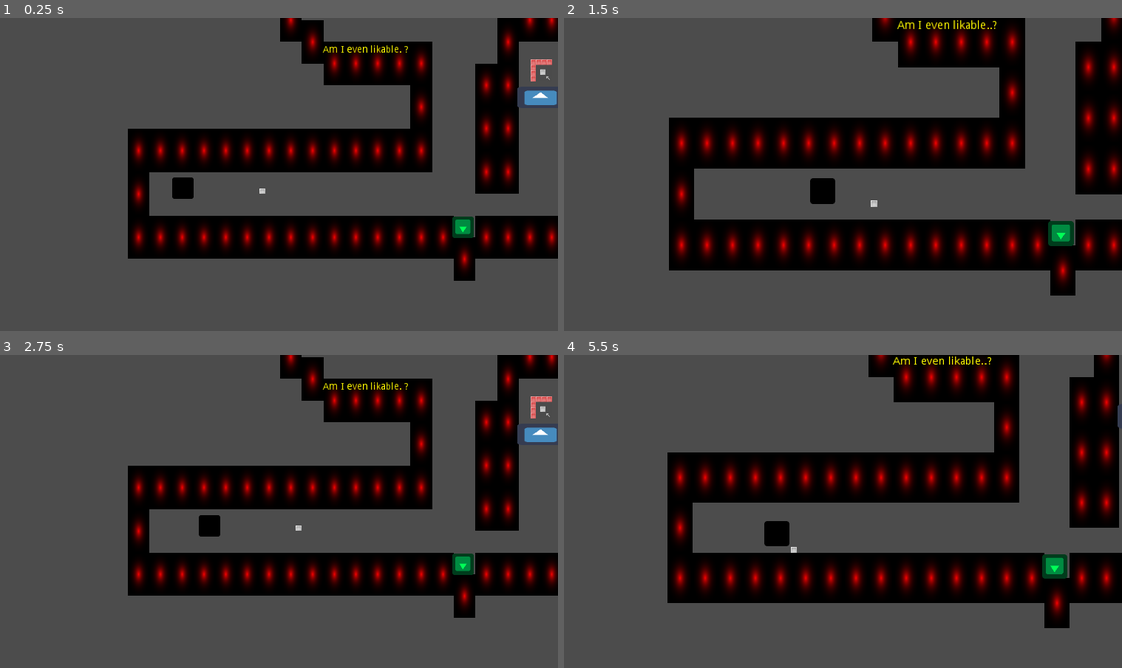
Above: before the commit, frames 1-4 (two rows, left to right).
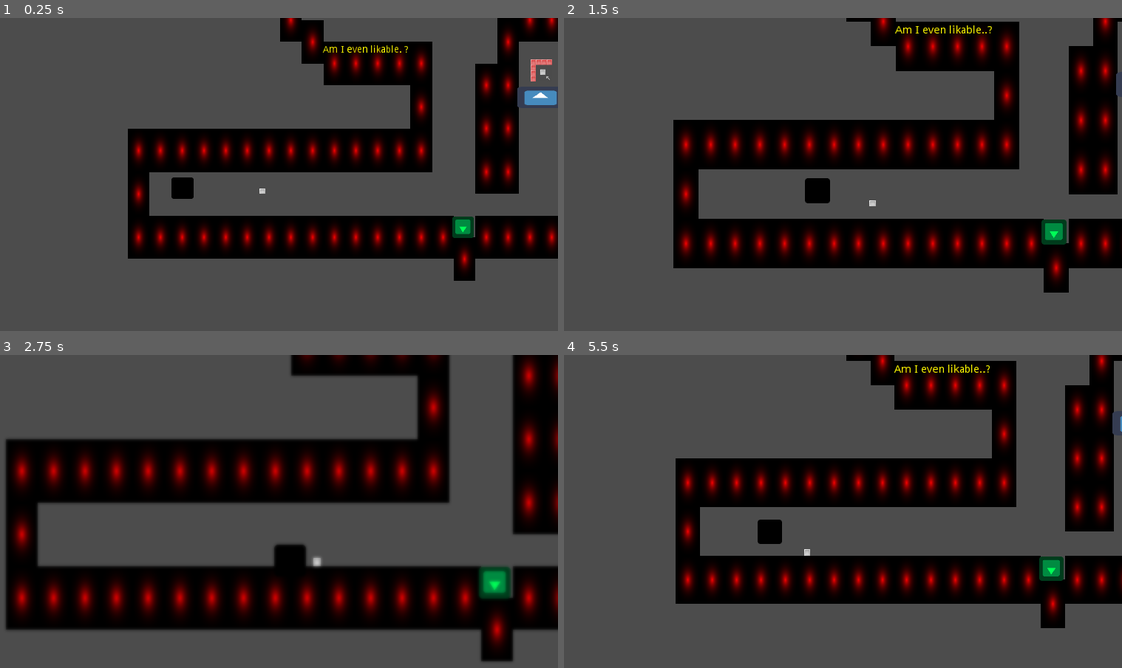
Above: after the commit, the same moments.

Repository: Screen-Punch/intd450
Game: Godot game, scene res://Levels/Level1-5.tscn
Two runs of this game, one before a commit and one after it. Both use one fixed random seed, a clock stepped at 60 frames per second and the inputs below. This scene is started directly instead of the project's main scene. The engine's default icon, where the game draws it, is replaced by a stand-in: a white triangle on a blue panel in a dark square.
Inputs:
- Up to frame 1 (0.25 s): no input
- Up to frame 2 (1.5 s): hold Right (ui_right) 0.53-1.28 s; hold Down (ui_down) from 1.28 s (still down)
- Up to frame 3 (2.75 s): release Down (ui_down) at 2.03 s; hold Right (ui_right) from 2.03 s (still down)
- Up to frame 4 (5.5 s): release Right (ui_right) at 2.78 s; hold Up (ui_up) 2.78-3.53 s; hold Left (ui_left) 3.53-5.03 s; hold Down (ui_down) from 5.03 s (still down)

The runs differ from the first frame. In frame 1, less than 0.1% of the frame differs, in the area x 30-32%, y 50-58%; in frame 2, 13%; in frame 3, 49%, in the area x 0-100%, y 0-98%; in frame 4, 15%.

Commit message:
Added blur on prox to monster

Diff:
--- a/Levels/Level1-5.tscn
+++ b/Levels/Level1-5.tscn
@@ -14,7 +14,7 @@
 polygons = [ PoolIntArray( 0, 1, 2, 3 ), PoolIntArray( 4, 5, 6, 7 ), PoolIntArray( 7, 8, 9, 10, 4 ), PoolIntArray( 11,  …(184 unchanged characters)…
 outlines = [ PoolVector2Array( -445.995, 124.146, 377.532, 124.146, 384.069, -250.032, 62.5863, -260.101, 65.9104, -317 …(291 unchanged characters)…
 
-[node name="Level1-5" type="Node2D"]
+[node name="Level1-5" type="Node2D" index="0"]
 
 _sections_unfolded = [ "Transform" ]
 
--- a/Scenes/Monster.tscn
+++ b/Scenes/Monster.tscn
@@ -8,7 +8,7 @@
 custom_solver_bias = 0.0
 extents = Vector2( 32, 32 )
 
-[node name="Monster" type="KinematicBody2D" groups=[
+[node name="Monster" type="KinematicBody2D" index="0" groups=[
 "Monster",
 ]]
 
@@ -18,7 +18,7 @@
 collision/safe_margin = 0.08
 script = ExtResource( 1 )
 _sections_unfolded = [ "Collision" ]
-SPEED = 180
+SPEED = 170
 
 [node name="CollisionShape2D" type="CollisionShape2D" parent="." index="0"]
 
--- a/Scenes/player.tscn
+++ b/Scenes/player.tscn
@@ -7,6 +7,7 @@
 [ext_resource path="res://Scripts/Zoomer.gd" type="Script" id=5]
 [ext_resource path="res://Scripts/PauseMenu.gd" type="Script" id=6]
 [ext_resource path="res://godotIcon.png" type="Texture" id=7]
+[ext_resource path="res://Scripts/Blur.gd" type="Script" id=8]
 
 [sub_resource type="RectangleShape2D" id=1]
 
@@ -31,6 +32,25 @@
 "update": 0,
 "values": [ Color( 0, 0, 0, 1 ), Color( 0, 0, 0, 0 ) ]
 }
+
+[sub_resource type="Shader" id=3]
+
+code = "shader_type canvas_item;
+render_mode unshaded;
+
+uniform int blurSize : hint_range(0,20);
+
+void fragment()
+{
+COLOR = textureLod(SCREEN_TEXTURE, SCREEN_UV, float(blurSize)/10.0);
+}"
+
+[sub_resource type="ShaderMaterial" id=4]
+
+render_priority = 0
+shader = SubResource( 3 )
+shader_param/blurSize = 20
+_sections_unfolded = [ "shader_param" ]
 
 [node name="Player" type="KinematicBody2D" groups=[
 "Player",
@@ -300,6 +320,25 @@
 texture = ExtResource( 7 )
 _sections_unfolded = [ "Visibility" ]
 
+[node name="Blur" type="ColorRect" parent="CanvasLayer" index="3"]
+
+material = SubResource( 4 )
+anchor_left = 0.0
+anchor_top = 0.0
+anchor_right = 0.0
+anchor_bottom = 0.0
+margin_right = 1056.0
+margin_bottom = 654.0
+rect_pivot_offset = Vector2( 0, 0 )
+rect_clip_content = false
+mouse_filter = 0
+mouse_default_cursor_shape = 0
+size_flags_horizontal = 1
+size_flags_vertical = 1
+color = Color( 1, 1, 1, 1 )
+script = ExtResource( 8 )
+_sections_unfolded = [ "Material" ]
+
 [connection signal="pressed" from="CanvasLayer/PauseMenu/ResumeButton" to="CanvasLayer/PauseMenu" method="_on_ResumeButton_pressed"]
 
 [connection signal="pressed" from="CanvasLayer/PauseMenu/ExitButton" to="CanvasLayer/PauseMenu" method="_on_ExitButton_pressed"]
--- /dev/null
+++ b/Scripts/Blur.gd
@@ -0,0 +1,16 @@
+extends ColorRect
+
+var value = 20
+var Mat
+
+func _ready():
+	Mat = self.get_material()
+	Mat.set_shader_param("blurSize", 0)
+
+#func _process(delta):
+#	# Called every frame. Delta is time since last frame.
+#	# Update game logic here.
+#	pass
+
+func updateBlur(value):
+	Mat.set_shader_param("blurSize", value)
--- a/Scripts/Monster.gd
+++ b/Scripts/Monster.gd
@@ -1,6 +1,6 @@
 extends KinematicBody2D
 
-export (int) var SPEED = 180
+export (int) var SPEED = 170
 var target
 var velocity
 onready var Nav2D = get_node("../")
--- a/Scripts/player.gd
+++ b/Scripts/player.gd
@@ -50,6 +50,8 @@
 			update_magnitude_and_gap(distance)
 			$Camera2D/Shaker.shake(magnitude)
 			timer = 0
+		$CanvasLayer/Blur.updateBlur(-1*(distance/5)+20)
+
 func update_magnitude_and_gap(distance):
 	magnitude = pow(2,-distance/50) * 25
 
Not shown: 1 places in Scenes/player.tscn that only renumber resources
Not shown, changed: godotIcon.png.import
